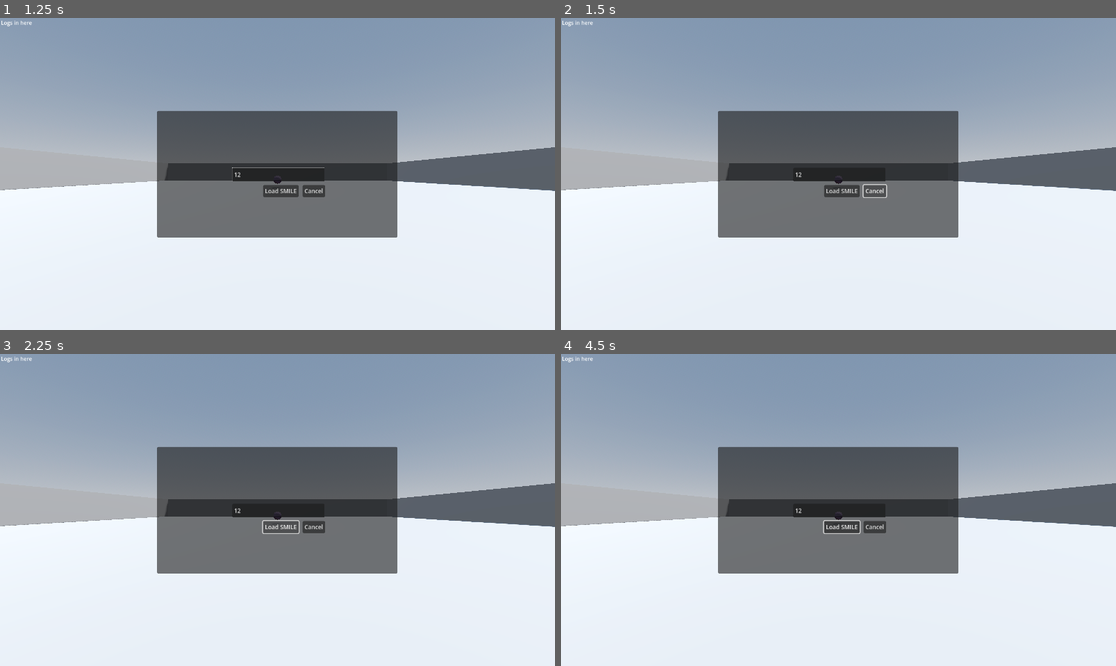
Above: before the commit, frames 1-4 (two rows, left to right).
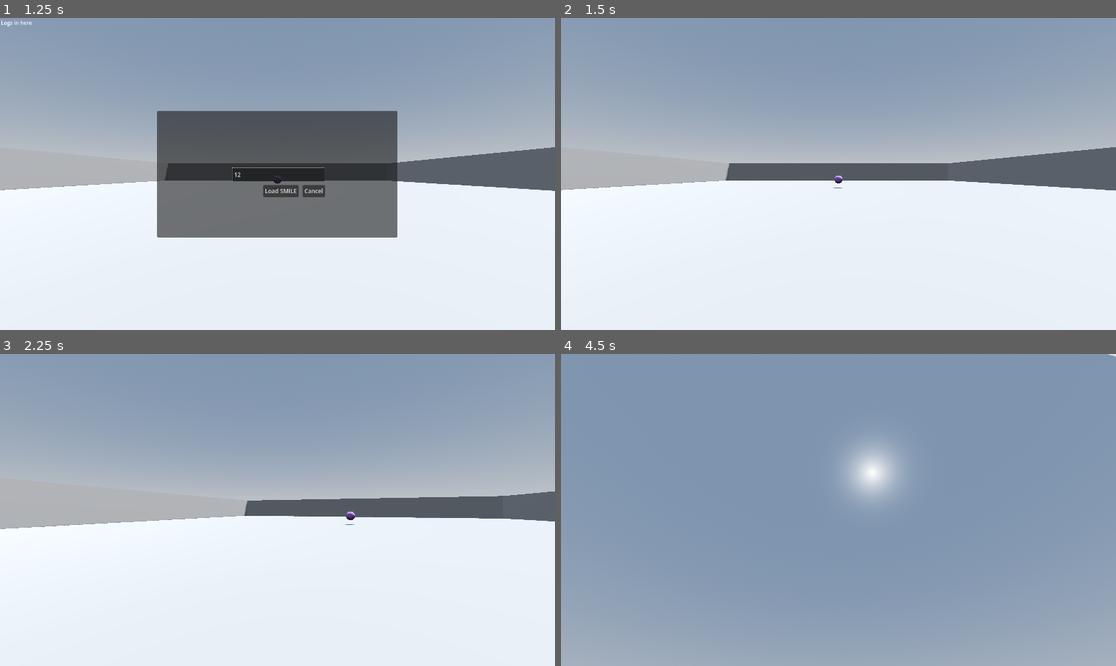
Above: after the commit, the same moments.

Repository: Gabriel-Grechuk/protein-view
Game: Godot game, scene res://src/scenes/Main.tscn
Two runs of this game, one before a commit and one after it. Both use one fixed random seed, a clock stepped at 60 frames per second and the inputs below.
Inputs (mouse positions are in pixels of both pictures, inside the frame that each line leads up to):
- Up to frame 1 (1.25 s): click (277, 174) at 0.52 s; type "12" at 0.6 s
- Up to frame 2 (1.5 s): click "Cancel" at 1.25 s
- Up to frame 3 (2.25 s): click (283, 525) at 2 s, where only the run before the commit has a clickable "Load SMILE"
- Up to frame 4 (4.5 s): move the mouse to (960, 494) at 2.77 s; hold D (move_right) 2.78-3.53 s; move the mouse to (727, 525) at 3.52 s; hold S (move_back) 3.53-4.28 s; move the mouse to (894, 441) at 4.27 s; hold D (move_right) from 4.28 s (still down)

Frame 1 is identical in both runs. In frame 2, 18% of the frame differs, in the area x 0-100%, y 0-71%; in frame 3, 19%; in frame 4, 72%, in the area x 0-100%, y 0-100%.
Error before the commit: Attempt to call function 'show' in base 'null instance' on a null instance. (res://src/scenes/scripts/Main.gd:13)

Commit message:
#4 - Update scripts and add StateMachine

Diff:
--- a/extension_list.cfg
+++ /dev/null
@@ -1 +0,0 @@
-res://protein-view-core.gdextension
--- a/src/scenes/Main.tscn
+++ b/src/scenes/Main.tscn
@@ -1,9 +1,10 @@
-[gd_scene load_steps=10 format=3 uid="uid://coeb3fi43v5f"]
+[gd_scene load_steps=11 format=3 uid="uid://coeb3fi43v5f"]
 
 [ext_resource type="Script" path="res://src/scenes/scripts/Main.gd" id="1_p35yk"]
 [ext_resource type="PackedScene" uid="uid://dcfskf8qq28gf" path="res://src/scenes/User.tscn" id="2_l5qww"]
 [ext_resource type="PackedScene" uid="uid://bosi6edhl5v8a" path="res://src/scenes/Environment.tscn" id="3_m8jif"]
 [ext_resource type="PackedScene" uid="uid://cfmsnt483isnt" path="res://src/scenes/MainUI.tscn" id="4_j7yqu"]
+[ext_resource type="Script" path="res://src/scenes/scripts/StateMachine.gd" id="5_j8bh3"]
 
 [sub_resource type="ProceduralSkyMaterial" id="ProceduralSkyMaterial_6sog6"]
 sky_top_color = Color(0.384314, 0.454902, 0.54902, 1)
@@ -43,3 +44,8 @@
 [node name="Environment" parent="." instance=ExtResource("3_m8jif")]
 
 [node name="MainUI" parent="." instance=ExtResource("4_j7yqu")]
+visible = false
+script = null
+
+[node name="StateMachine" type="Node" parent="."]
+script = ExtResource("5_j8bh3")
--- a/src/scenes/MainUI.tscn
+++ b/src/scenes/MainUI.tscn
@@ -1,10 +1,8 @@
-[gd_scene load_steps=4 format=3 uid="uid://cfmsnt483isnt"]
+[gd_scene load_steps=3 format=3 uid="uid://cfmsnt483isnt"]
 
 [ext_resource type="Script" path="res://src/scenes/scripts/CancelButton.gd" id="1_tfj8s"]
 
-[sub_resource type="GDScript" id="GDScript_v40vt"]
-
-[sub_resource type="GDScript" id="GDScript_5ie2n"]
+[sub_resource type="GDScript" id="GDScript_eou8o"]
 
 [node name="MainUI" type="Control"]
 layout_mode = 3
@@ -13,6 +11,7 @@
 anchor_bottom = 1.0
 grow_horizontal = 2
 grow_vertical = 2
+script = SubResource("GDScript_eou8o")
 
 [node name="Menu" type="Control" parent="."]
 layout_mode = 1
@@ -21,7 +20,6 @@
 anchor_bottom = 1.0
 grow_horizontal = 2
 grow_vertical = 2
-script = SubResource("GDScript_v40vt")
 
 [node name="MenuPanel" type="Panel" parent="Menu"]
 layout_mode = 1
@@ -34,7 +32,6 @@
 offset_top = -131.5
 offset_right = 249.0
 offset_bottom = 131.5
-script = SubResource("GDScript_5ie2n")
 
 [node name="SmileInput" type="TextEdit" parent="Menu/MenuPanel"]
 layout_mode = 1
@@ -72,6 +69,7 @@
 script = ExtResource("1_tfj8s")
 
 [node name="Logs" type="Label" parent="."]
+layout_mode = 0
 offset_left = 2.0
 offset_top = 2.0
 offset_right = 96.0
--- a/src/scenes/ParserUI.tscn
+++ b/src/scenes/ParserUI.tscn
@@ -1,20 +1,4 @@
-[gd_scene load_steps=2 format=3 uid="uid://ca6sd8yp0iov3"]
-
-[sub_resource type="GDScript" id="GDScript_at7hl"]
-script/source = "class_name Test
-extends Node
-
-
-# Called when the node enters the scene tree for the first time.
-func _ready():
-	var molecule := Molecule.new([\"C\", \"C\", \"Cl\"], [[1, 2], [2, 3]])
-	molecule.debug_print()
-
-
-# Called every frame. 'delta' is the elapsed time since the previous frame.
-func _process(delta):
-	pass
-"
+[gd_scene format=3 uid="uid://ca6sd8yp0iov3"]
 
 [node name="ParserUI" type="Control"]
 layout_mode = 3
@@ -60,6 +44,3 @@
 offset_right = 571.0
 offset_bottom = 131.0
 text = "Clear"
-
-[node name="Test" type="Node" parent="."]
-script = SubResource("GDScript_at7hl")
--- a/src/scenes/User.tscn
+++ b/src/scenes/User.tscn
@@ -18,7 +18,6 @@
 
 [node name="MeshInstance3D" type="MeshInstance3D" parent="UserBody2"]
 mesh = SubResource("CapsuleMesh_vv8u2")
-skeleton = NodePath("../../UserBody2")
 
 [node name="Neck" type="Node3D" parent="UserBody2"]
 transform = Transform3D(1, 0, 0, 0, 1, 0, 0, 0, 1, 0, 0.7, 0)
--- a/src/scenes/scripts/CancelButton.gd
+++ b/src/scenes/scripts/CancelButton.gd
@@ -1,6 +1,6 @@
 extends Button
 
-@onready var scene := $'../../../'
+@onready var stateMachine := get_node('/root/Main/StateMachine')
 
 func _pressed():
-	scene.unpause()
+	stateMachine.unpause()
--- a/src/scenes/scripts/Main.gd
+++ b/src/scenes/scripts/Main.gd
@@ -1,31 +1,6 @@
 extends Node3D
 
-
-@onready var menu = $Menu
-@onready var userBody = $UserBody
-
-var paused
-
-
-func pause():
-	paused = true
-	Input.mouse_mode = Input.MOUSE_MODE_VISIBLE
-	menu.show()
-
-
-func unpause():
-	paused = false
-	Input.mouse_mode = Input.MOUSE_MODE_CAPTURED
-	menu.hide()
-
-
-func _unhandled_input(event: InputEvent):
-	if event.is_action_pressed('ui_cancel'):
-		if paused:
-			unpause()
-		else:
-			pause()
-
+@onready var stateMachine = $StateMachine
 
 func _ready():
-	pause()
+	stateMachine.pause()
--- /dev/null
+++ b/src/scenes/scripts/StateMachine.gd
@@ -0,0 +1,26 @@
+extends Node
+
+@onready var menu := get_node('/root/Main/MainUI')
+
+var paused = false
+
+func pause():
+	paused = true
+	Input.mouse_mode = Input.MOUSE_MODE_VISIBLE
+	menu.show()
+
+func unpause():
+	paused = false
+	Input.mouse_mode = Input.MOUSE_MODE_CAPTURED
+	menu.hide()
+
+func isPaused():
+	return paused
+
+
+func _unhandled_input(event: InputEvent):
+	if event.is_action_pressed('ui_cancel'):
+		if paused:
+			unpause()
+		else:
+			pause()
--- a/src/scenes/scripts/UserBody.gd
+++ b/src/scenes/scripts/UserBody.gd
@@ -12,8 +12,7 @@
 
 @onready var neck := $Neck
 @onready var camera := $Neck/Camera3D
-@onready var scene := $'..'
-
+@onready var stateMachine := get_node('/root/Main/StateMachine')
 
 # Handle mouse input.
 func _unhandled_input(event: InputEvent):
@@ -26,7 +25,7 @@
 
 # Regular first person player input.
 func _physics_process(delta):
-	if not scene.paused:
+	if not stateMachine.isPaused():
 		if not is_on_floor():
 			velocity.y -= GRAVITY * delta
 
